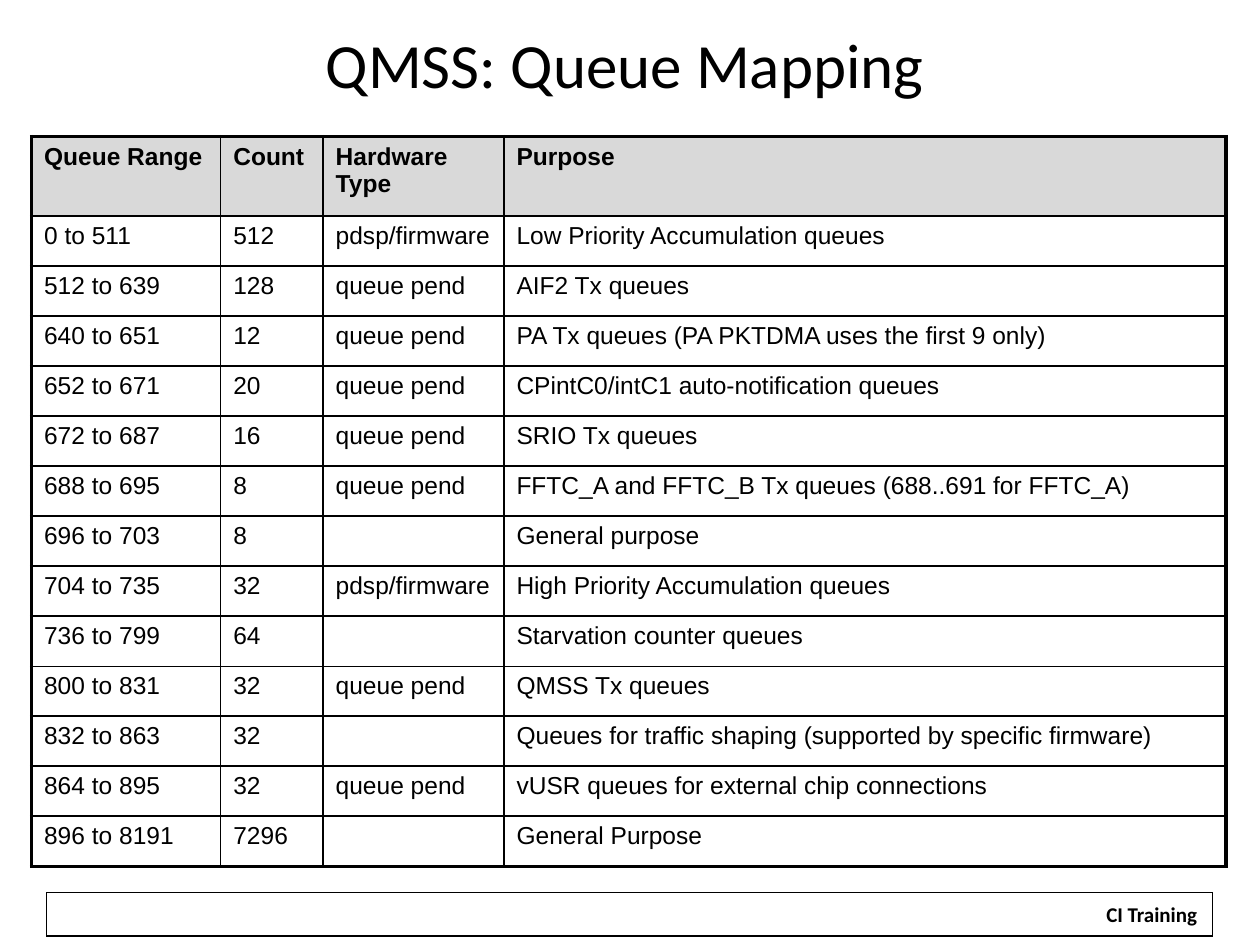
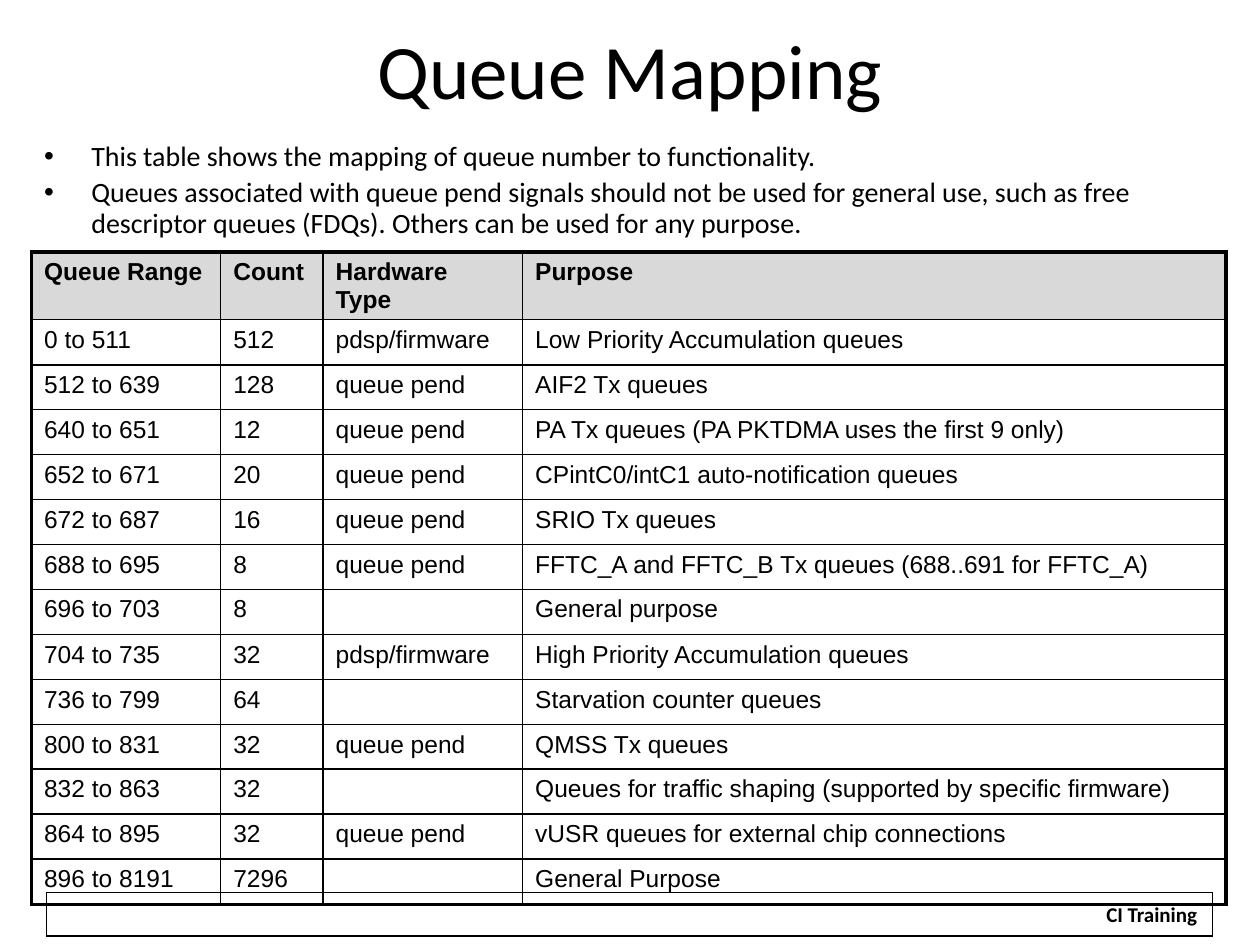
Before and after one commit to hari1989/keystone-workshop, a slide deck: slide 10 of slides/Intro to Multicore Navigator.pptx (slide 9 before the commit). Drawn at 1260x945 pixels with LibreOffice and Linux fonts; fonts in the diff are those of the drawing; background and template pictures are left out. Boxes give left, top, right and bottom in pixels: in the first picture for what was removed or moved away, otherwise in the second. Text is boxed around its words. In the diff, an @@ line names an element or a change of style, - is before the commit and + after.

```diff
--- a/slides/Intro to Multicore Navigator.pptx
+++ b/slides/Intro to Multicore Navigator.pptx
@@ title at (x1=377, y1=46, x2=882, y2=113): text changed; size 36 to 44 pt @@
-QMSS: Queue Mapping
+Queue Mapping
@@ text added at (x1=91, y1=146, x2=1130, y2=238), 16 pt, text #000000 @@
+• This table shows the mapping of queue number to functionality.
+• Queues associated with queue pend signals should not be used for general use, such as free descriptor queues (FDQs). Others can be used for any purpose.
@@ table resized from (x1=32, y1=136, x2=1226, y2=866) to (x1=32, y1=252, x2=1225, y2=897) @@
```
Also in this commit, not shown: 4 other slides changed, 12 slides added, 35 slides removed, 24 other files.
